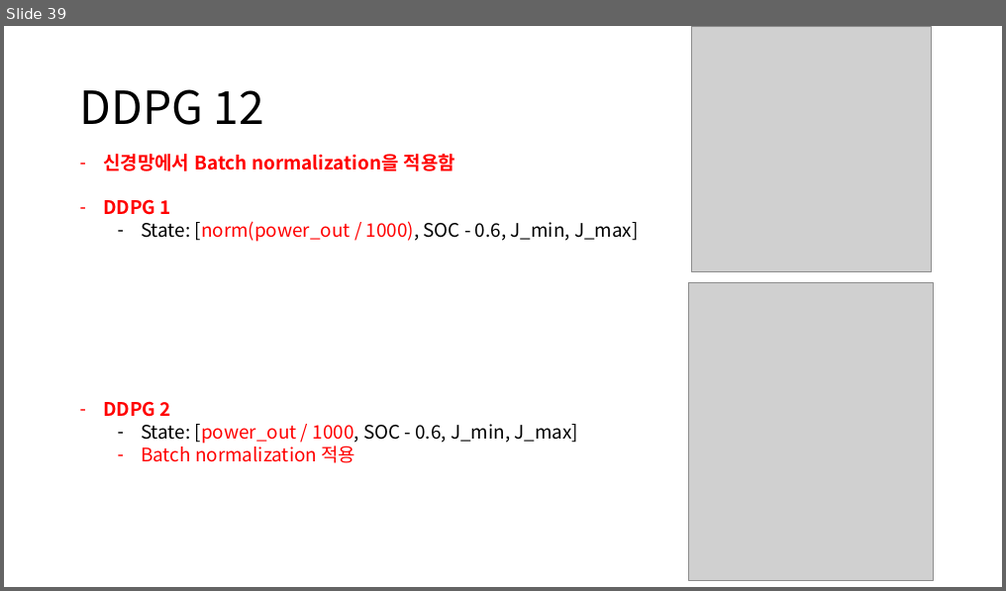
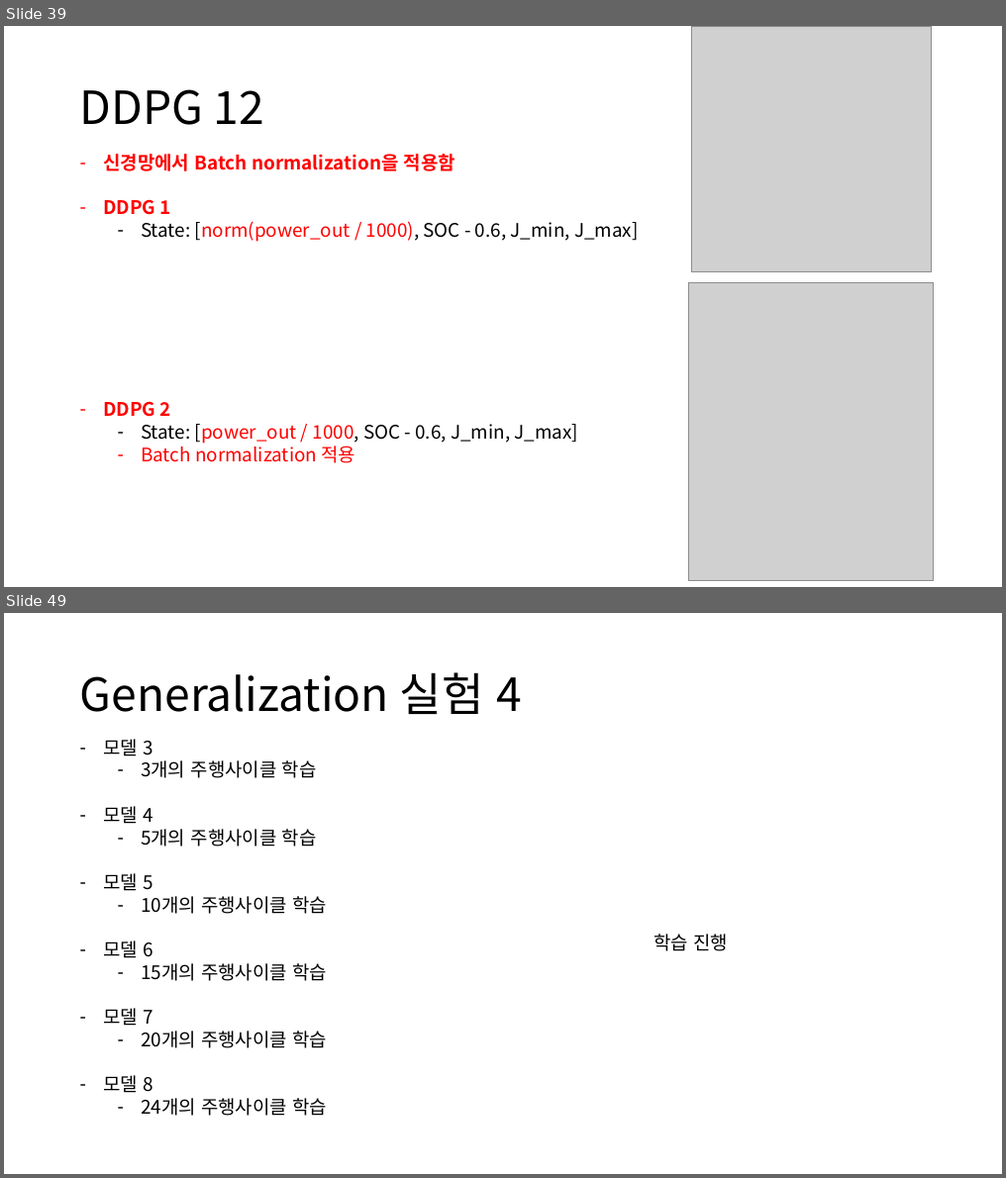
Before and after one commit to zidane89/experiment, a slide deck: 실험정리.pptx. Shown one above the other, each under a label of ours: slide 39 before the commit, slides 39 and 49 after it; the slides between them are not shown. The pictures are 1006x591 and 1006x1178 pixels, drawn with LibreOffice and Linux fonts; fonts in the diff are those of the drawing; grey boxes stand for pictures. Boxes give left, top, right and bottom in pixels: in the first picture for what was removed or moved away, otherwise in the second. Text is boxed around its words. In the diff, an @@ line names an element or a change of style, - is before the commit and + after.

```diff
--- a/실험정리.pptx
+++ b/실험정리.pptx
@@ slide 49 added at (x1=4, y1=613, x2=1002, y2=1174), background #FFFFFF @@
@@ title added at (x1=80, y1=672, x2=523, y2=714), 44 pt, text #000000 @@
+Generalization 실험 4
@@ text added at (x1=103, y1=739, x2=327, y2=1116), 18 pt, text #000000 @@
+– 모델 3
+  – 3개의 주행사이클 학습
+– 모델 4
+  – 5개의 주행사이클 학습
+– 모델 5
+  – 10개의 주행사이클 학습
+– 모델 6
+  – 15개의 주행사이클 학습
+– 모델 7
+  – 20개의 주행사이클 학습
+– 모델 8
+  – 24개의 주행사이클 학습
@@ text added at (x1=653, y1=934, x2=729, y2=952), 18 pt, text #000000 @@
+학습 진행
```
Also in this commit, not shown: 1 slide changed, 9 other slides added, 1 slide removed.
